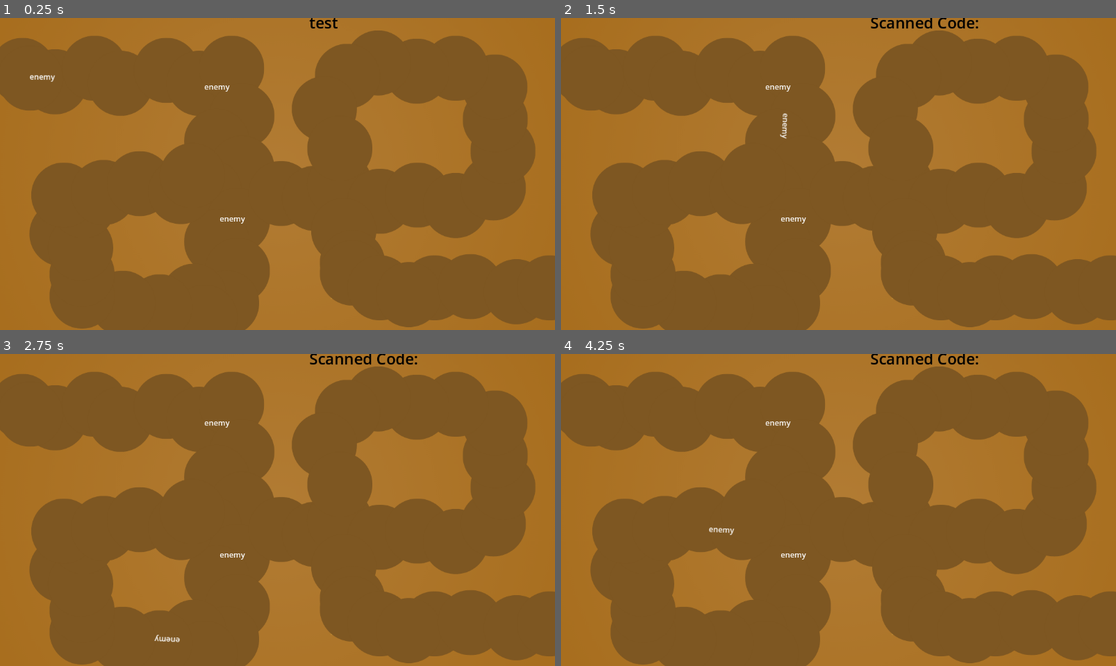
Above: before the commit, frames 1-4 (two rows, left to right).
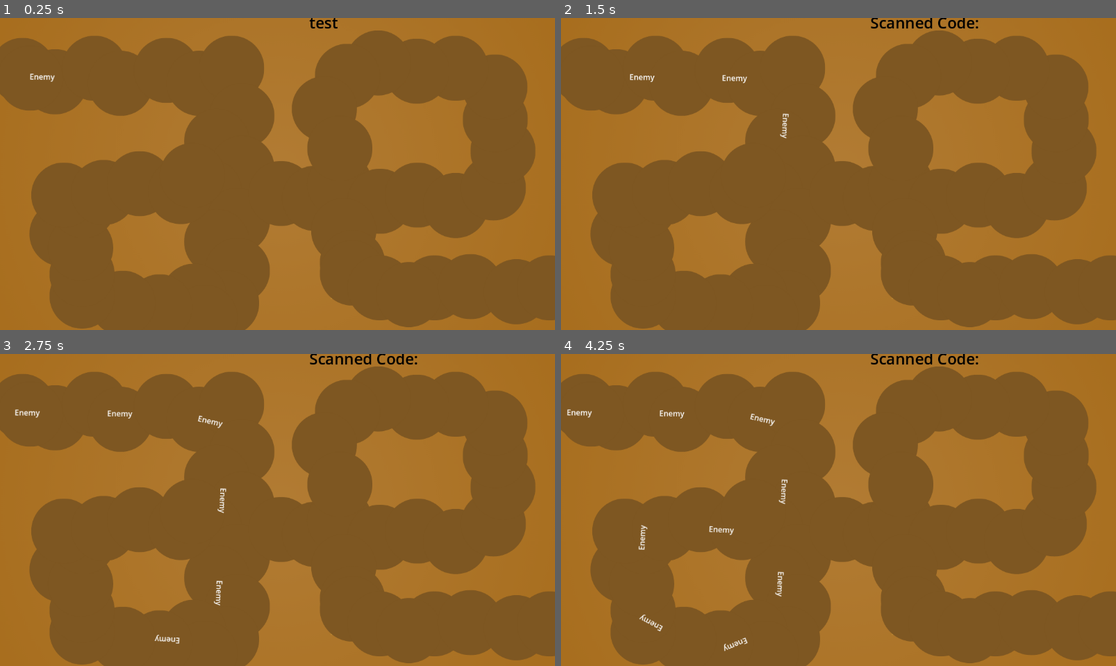
Above: after the commit, the same moments.

Repository: Nils1024/campfire-flagship
Game: Godot game, scene res://test.tscn
Two runs of this game, one before a commit and one after it. Both use one fixed random seed, a clock stepped at 60 frames per second and the inputs below.
Inputs:
- Up to frame 1 (0.25 s): no input
- Up to frame 2 (1.5 s): tap Enter at 0.5, 0.6 s; tap Keypad Enter at 0.8, 1.35 s; tap Space at 1.25 s
- Up to frame 3 (2.75 s): tap Enter at 1.55, 2.1 s; tap Keypad Enter at 2.3 s
- Up to frame 4 (4.25 s): tap Keypad Enter at 2.85, 3.8 s; tap Enter at 3.05, 3.6 s

The runs differ from the first frame. In frame 1, 0.1% of the frame differs, in the area x 5-45%, y 17-66%; in frame 2, 0.2%; in frame 3, 0.4%; in frame 4, 0.6%, in the area x 1-45%, y 17-96%.
Error after the commit: Invalid assignment of property or key 'scanning' with value of type 'bool' on a base object of type 'Nil'. (res://Scripts/barcode.gd:33)

Commit message:
Bug Fix
Enemys lwk die now (not a suicide pact)

Diff:
--- a/Scripts/barcode.gd
+++ b/Scripts/barcode.gd
@@ -21,19 +21,29 @@
 
 func on_barcode_scanned(barcode: String) -> void:
 	if barcode == code1:
-		spawn_effect($"test-folder/Tower")
+		var folder = $"test-folder/Tower"
+		spawn_effect(folder)
+		remove_effect(folder)
 	elif barcode == code2:
-		spawn_effect($"test-folder/Tower2")
+		var folder = $"test-folder/Tower2"
+		spawn_effect(folder)
+		remove_effect(folder)
 
 	$Label.text = "Scanned Code: %s" %barcode
-
+	Global.scanning = true
+	await get_tree().create_timer(.01).timeout
+	Global.scanning = false
 	# Do whatever you want with the barcode here
 
 func spawn_effect(effect):
-	if len(effect.get_meta("children")) > 0:
-		print("DEATH")
 	var color_rect = effect.get_node("ColorRect")
 	var original_color = color_rect.color
 	color_rect.color = "Black"
 	await get_tree().create_timer(.2).timeout #await animation end insteadd
 	color_rect.color = original_color
+
+func remove_effect(effect):
+	if is_instance_valid(effect):
+		print(effect.get_meta("children"))
+		for child in effect.get_meta("children"):
+			child.queue_free()
--- a/level_system.gd
+++ b/Scripts/level_system.gd
@@ -1,11 +1,13 @@
 extends Node2D
 
 var spawn_queue = []
-@onready var tower_scene = preload("res://tower.tscn")
+@onready var tower_scene = preload("res://enemy.tscn")
 
 # Called when the node enters the scene tree for the first time.
 func _ready() -> void:
-	add()
+	for i in range(10):
+		add()
+		await get_tree().create_timer(.5).timeout
 
 # Called every frame. 'delta' is the elapsed time since the previous frame.
 func _process(delta: float) -> void:
@@ -19,4 +21,3 @@
 	var new_tower = tower_scene.instantiate(PackedScene.GEN_EDIT_STATE_INSTANCE)
 	new_tower.add_to_group("Enemy")
 	spawn_queue.append(new_tower)
-	print
--- a/tower.gd
+++ b/Scripts/tower.gd
@@ -12,4 +12,5 @@
 
 func _on_area_area_exited(area: Area2D) -> void:
 	var enemy = area.get_parent()
-	children.erase(enemy)
+	if enemy.is_in_group("Enemy"):
+		children.erase(enemy)
--- /dev/null
+++ b/enemy.tscn
@@ -0,0 +1,65 @@
+[gd_scene format=3 uid="uid://bcqh6sasjcgbc"]
+
+[sub_resource type="CircleShape2D" id="CircleShape2D_vedim"]
+radius = 107.51744
+
+[sub_resource type="Animation" id="Animation_k1sas"]
+length = 0.001
+tracks/0/type = "value"
+tracks/0/imported = false
+tracks/0/enabled = true
+tracks/0/path = NodePath(".:progress_ratio")
+tracks/0/interp = 1
+tracks/0/loop_wrap = true
+tracks/0/keys = {
+"times": PackedFloat32Array(0),
+"transitions": PackedFloat32Array(1),
+"update": 0,
+"values": [0.0]
+}
+
+[sub_resource type="Animation" id="Animation_vedim"]
+resource_name = "Walk"
+length = 10.0
+tracks/0/type = "value"
+tracks/0/imported = false
+tracks/0/enabled = true
+tracks/0/path = NodePath(".:progress_ratio")
+tracks/0/interp = 1
+tracks/0/loop_wrap = true
+tracks/0/keys = {
+"times": PackedFloat32Array(0, 10),
+"transitions": PackedFloat32Array(1, 1),
+"update": 0,
+"values": [0.0, 1.0]
+}
+
+[sub_resource type="AnimationLibrary" id="AnimationLibrary_stebd"]
+_data = {
+&"RESET": SubResource("Animation_k1sas"),
+&"Walk": SubResource("Animation_vedim")
+}
+
+[node name="Enemy" type="PathFollow2D" unique_id=960545786]
+metadata/children = []
+
+[node name="Area" type="Area2D" parent="." unique_id=1140551660]
+
+[node name="Collision" type="CollisionShape2D" parent="Area" unique_id=649112765]
+shape = SubResource("CircleShape2D_vedim")
+
+[node name="ColorRect" type="ColorRect" parent="." unique_id=2012816413]
+offset_right = 40.0
+offset_bottom = 40.0
+color = Color(1, 1, 1, 0)
+
+[node name="AnimationPlayer" type="AnimationPlayer" parent="." unique_id=224243253]
+libraries/ = SubResource("AnimationLibrary_stebd")
+
+[node name="Label" type="Label" parent="." unique_id=556751633]
+offset_right = 40.0
+offset_bottom = 23.0
+text = "Enemy"
+
+[connection signal="area_entered" from="Area" to="." method="_on_area_area_entered"]
+[connection signal="area_exited" from="Area" to="." method="_on_area_area_exited"]
--- a/project.godot
+++ b/project.godot
@@ -15,6 +15,10 @@
 config/features=PackedStringArray("4.6", "GL Compatibility")
 config/icon="res://Assets/icon.svg"
 
+[autoload]
+
+Global="*uid://827c4gnx5tm3"
+
 [input]
 
 test={
--- a/test.tscn
+++ b/test.tscn
@@ -2,9 +2,9 @@
 
 [ext_resource type="Script" uid="uid://bxby0lylr2xnb" path="res://Scripts/barcode.gd" id="1_37kl0"]
 [ext_resource type="Texture2D" uid="uid://dygm1nirubimm" path="res://Assets/path-draft-one.png" id="2_8uh7m"]
-[ext_resource type="PackedScene" uid="uid://bcqh6sasjcgbc" path="res://tower.tscn" id="3_6uqi0"]
+[ext_resource type="PackedScene" uid="uid://defjfh8xestnc" path="res://tower.tscn" id="3_6uqi0"]
 [ext_resource type="PackedScene" uid="uid://bdndrcj0hxo3" path="res://path.tscn" id="4_ykrsh"]
-[ext_resource type="Script" uid="uid://bhm1v0os055f7" path="res://level_system.gd" id="5_g14j6"]
+[ext_resource type="Script" uid="uid://bhm1v0os055f7" path="res://Scripts/level_system.gd" id="5_g14j6"]
 
 [node name="Test" type="Node2D" unique_id=1474481475]
 script = ExtResource("1_37kl0")
@@ -25,18 +25,11 @@
 
 [node name="test-folder" type="Node2D" parent="." unique_id=1503814230]
 
-[node name="Tower" parent="test-folder" unique_id=511707659 instance=ExtResource("3_6uqi0")]
-position = Vector2(424, 131)
+[node name="Tower" parent="test-folder" unique_id=2047865917 instance=ExtResource("3_6uqi0")]
+position = Vector2(456, 156)
 
-[node name="2" type="ColorRect" parent="test-folder" unique_id=1452808256]
-offset_left = 313.0
-offset_top = 249.0
-offset_right = 469.0
-offset_bottom = 369.0
-color = Color(1, 1, 1, 0)
-
-[node name="Tower2" parent="test-folder" unique_id=146760862 instance=ExtResource("3_6uqi0")]
-position = Vector2(456, 405)
+[node name="Tower2" parent="test-folder" unique_id=1362054530 instance=ExtResource("3_6uqi0")]
+position = Vector2(708, 372)
 
 [node name="Path" parent="." unique_id=1027853351 instance=ExtResource("4_ykrsh")]
 script = ExtResource("5_g14j6")
--- a/tower.tscn
+++ b/tower.tscn
@@ -1,68 +1,23 @@
-[gd_scene format=3 uid="uid://bcqh6sasjcgbc"]
+[gd_scene format=3 uid="uid://defjfh8xestnc"]
 
-[ext_resource type="Script" uid="uid://7m2a3fq8wwo1" path="res://tower.gd" id="1_k1sas"]
+[ext_resource type="Script" uid="uid://7m2a3fq8wwo1" path="res://Scripts/tower.gd" id="1_k1sas"]
 
-[sub_resource type="CircleShape2D" id="CircleShape2D_vedim"]
-radius = 107.51744
+[sub_resource type="CircleShape2D" id="CircleShape2D_k1sas"]
+radius = 117.34564
 
-[sub_resource type="Animation" id="Animation_k1sas"]
-length = 0.001
-tracks/0/type = "value"
-tracks/0/imported = false
-tracks/0/enabled = true
-tracks/0/path = NodePath(".:progress_ratio")
-tracks/0/interp = 1
-tracks/0/loop_wrap = true
-tracks/0/keys = {
-"times": PackedFloat32Array(0),
-"transitions": PackedFloat32Array(1),
-"update": 0,
-"values": [0.0]
-}
-
-[sub_resource type="Animation" id="Animation_vedim"]
-resource_name = "Walk"
-length = 10.0
-tracks/0/type = "value"
-tracks/0/imported = false
-tracks/0/enabled = true
-tracks/0/path = NodePath(".:progress_ratio")
-tracks/0/interp = 1
-tracks/0/loop_wrap = true
-tracks/0/keys = {
-"times": PackedFloat32Array(0, 10),
-"transitions": PackedFloat32Array(1, 1),
-"update": 0,
-"values": [0.0, 1.0]
-}
-
-[sub_resource type="AnimationLibrary" id="AnimationLibrary_stebd"]
-_data = {
-&"RESET": SubResource("Animation_k1sas"),
-&"Walk": SubResource("Animation_vedim")
-}
-
-[node name="Tower" type="PathFollow2D" unique_id=960545786]
+[node name="Tower" type="Node2D" unique_id=2047865917]
 script = ExtResource("1_k1sas")
 metadata/children = []
 
-[node name="Area" type="Area2D" parent="." unique_id=1140551660]
+[node name="Area" type="Area2D" parent="." unique_id=1538556445]
 
-[node name="Collision" type="CollisionShape2D" parent="Area" unique_id=649112765]
-shape = SubResource("CircleShape2D_vedim")
+[node name="Collision" type="CollisionShape2D" parent="Area" unique_id=1692660343]
+shape = SubResource("CircleShape2D_k1sas")
 
-[node name="ColorRect" type="ColorRect" parent="." unique_id=2012816413]
+[node name="ColorRect" type="ColorRect" parent="." unique_id=1717540449]
 offset_right = 40.0
 offset_bottom = 40.0
 color = Color(1, 1, 1, 0)
 
-[node name="AnimationPlayer" type="AnimationPlayer" parent="." unique_id=224243253]
-libraries/ = SubResource("AnimationLibrary_stebd")
-
-[node name="Label" type="Label" parent="." unique_id=556751633]
-offset_right = 40.0
-offset_bottom = 23.0
-text = "enemy"
-
 [connection signal="area_entered" from="Area" to="." method="_on_area_area_entered"]
 [connection signal="area_exited" from="Area" to="." method="_on_area_area_exited"]
Renamed: level_system.gd.uid -> Scripts/level_system.gd.uid
Renamed: tower.gd.uid -> Scripts/tower.gd.uid
